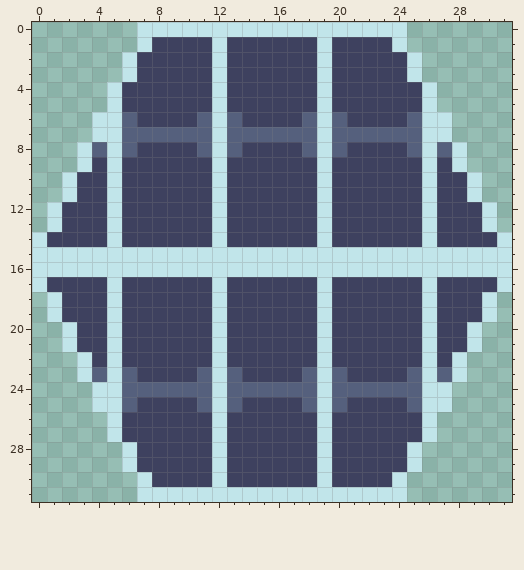
Pixel-art file -- src/examples/LD45/art/solar.aseprite. That is the earlier state.
32x32 pixels, 1 frame.
And afterwards:
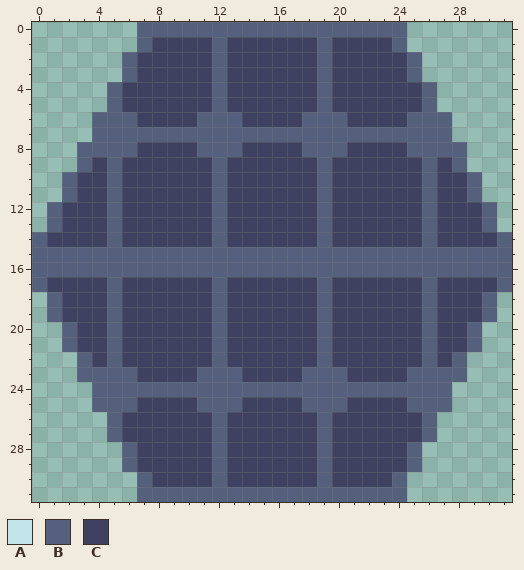
Palette (. is transparent): A #c1e5ea  B #55607d  C #3e415f
The exact change:
@@ x 0..31 @@
- 0 .......AAAAAAAAAAAAAAAAAA.......
- 1 .......ACCCCACCCCCCACCCCA.......
- 2 ......ACCCCCACCCCCCACCCCCA......
- 3 ......ACCCCCACCCCCCACCCCCA......
- 4 .....ACCCCCCACCCCCCACCCCCCA.....
- 5 .....ACCCCCCACCCCCCACCCCCCA.....
- 6 ....AABCCCCBABCCCCBABCCCCBAA....
- 7 ....AABBBBBBABBBBBBABBBBBBAA....
- 8 ...ABABCCCCBABCCCCBABCCCCBABA...
- 9 ...ACACCCCCCACCCCCCACCCCCCACA...
-10 ..ACCACCCCCCACCCCCCACCCCCCACCA..
-11 ..ACCACCCCCCACCCCCCACCCCCCACCA..
-12 .ACCCACCCCCCACCCCCCACCCCCCACCCA.
-13 .ACCCACCCCCCACCCCCCACCCCCCACCCA.
-14 ACCCCACCCCCCACCCCCCACCCCCCACCCCA
-15 AAAAAAAAAAAAAAAAAAAAAAAAAAAAAAAA
-16 AAAAAAAAAAAAAAAAAAAAAAAAAAAAAAAA
-17 ACCCCACCCCCCACCCCCCACCCCCCACCCCA
-18 .ACCCACCCCCCACCCCCCACCCCCCACCCA.
-19 .ACCCACCCCCCACCCCCCACCCCCCACCCA.
-20 ..ACCACCCCCCACCCCCCACCCCCCACCA..
-21 ..ACCACCCCCCACCCCCCACCCCCCACCA..
-22 ...ACACCCCCCACCCCCCACCCCCCACA...
-23 ...ABABCCCCBABCCCCBABCCCCBABA...
-24 ....AABBBBBBABBBBBBABBBBBBAA....
-25 ....AABCCCCBABCCCCBABCCCCBAA....
-26 .....ACCCCCCACCCCCCACCCCCCA.....
-27 .....ACCCCCCACCCCCCACCCCCCA.....
-28 ......ACCCCCACCCCCCACCCCCA......
-29 ......ACCCCCACCCCCCACCCCCA......
-30 .......ACCCCACCCCCCACCCCA.......
-31 .......AAAAAAAAAAAAAAAAAA.......
+ 0 .......BBBBBBBBBBBBBBBBBB.......
+ 1 .......BCCCCBCCCCCCBCCCCB.......
+ 2 ......BCCCCCBCCCCCCBCCCCCB......
+ 3 ......BCCCCCBCCCCCCBCCCCCB......
+ 4 .....BCCCCCCBCCCCCCBCCCCCCB.....
+ 5 .....BCCCCCCBCCCCCCBCCCCCCB.....
+ 6 ....BBBCCCCBBBCCCCBBBCCCCBBB....
+ 7 ....BBBBBBBBBBBBBBBBBBBBBBBB....
+ 8 ...BBBBCCCCBBBCCCCBBBCCCCBBBB...
+ 9 ...BCBCCCCCCBCCCCCCBCCCCCCBCB...
+10 ..BCCBCCCCCCBCCCCCCBCCCCCCBCCB..
+11 ..BCCBCCCCCCBCCCCCCBCCCCCCBCCB..
+12 .BCCCBCCCCCCBCCCCCCBCCCCCCBCCCB.
+13 .BCCCBCCCCCCBCCCCCCBCCCCCCBCCCB.
+14 BCCCCBCCCCCCBCCCCCCBCCCCCCBCCCCB
+15 BBBBBBBBBBBBBBBBBBBBBBBBBBBBBBBB
+16 BBBBBBBBBBBBBBBBBBBBBBBBBBBBBBBB
+17 BCCCCBCCCCCCBCCCCCCBCCCCCCBCCCCB
+18 .BCCCBCCCCCCBCCCCCCBCCCCCCBCCCB.
+19 .BCCCBCCCCCCBCCCCCCBCCCCCCBCCCB.
+20 ..BCCBCCCCCCBCCCCCCBCCCCCCBCCB..
+21 ..BCCBCCCCCCBCCCCCCBCCCCCCBCCB..
+22 ...BCBCCCCCCBCCCCCCBCCCCCCBCB...
+23 ...BBBBCCCCBBBCCCCBBBCCCCBBBB...
+24 ....BBBBBBBBBBBBBBBBBBBBBBBB....
+25 ....BBBCCCCBBBCCCCBBBCCCCBBB....
+26 .....BCCCCCCBCCCCCCBCCCCCCB.....
+27 .....BCCCCCCBCCCCCCBCCCCCCB.....
+28 ......BCCCCCBCCCCCCBCCCCCB......
+29 ......BCCCCCBCCCCCCBCCCCCB......
+30 .......BCCCCBCCCCCCBCCCCB.......
+31 .......BBBBBBBBBBBBBBBBBB.......
Pixel boxes of the changes (left, top, right, bottom) in both pictures:
changed: (32, 22, 512, 502)
